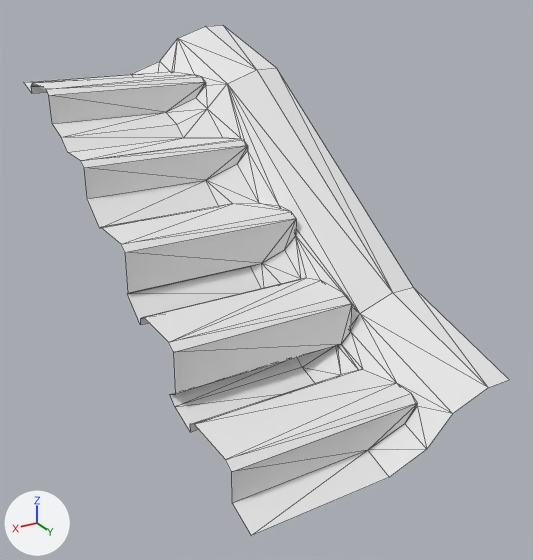
The OBJ model Assets/MapEditor/modular_terrain_collection/Hilly_Terrain_Path_Hill_Sharp_Steps_Side.obj as it was, and as the next commit left it.
The view is the same before and after, from a camera (50 mm lens) standing at (1.31, 1.92, 1.49) and looking at (-0.06, -0.34, 0.35). The lights are fixed; the arrows at lower left show +X, +Y and +Z. Mesh edges are drawn as thin lines. Where no turn or scale is listed for an object, it has been applied to the vertices.
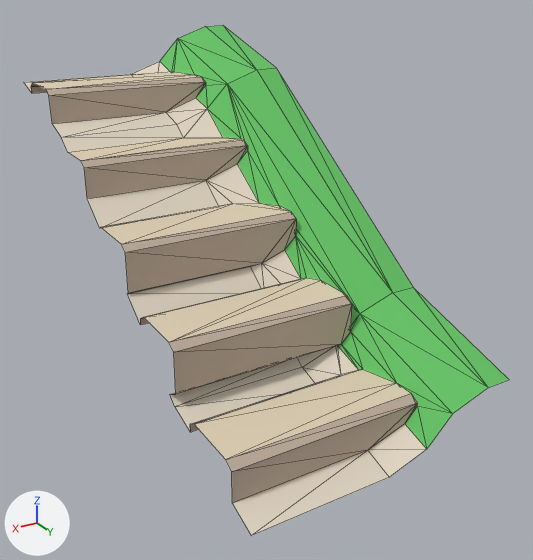
Where the change shows, as pixel boxes [x1, y1, x2, y2] in the pictures (533 x 560 px):
'object1', recoloured: [24, 25, 509, 536] in both

What the commit changed:
Material 'Dirt' (mat_dirt) changes colour from white #e7e7e7 to light grey #e3d8c5; in linear values from (0.8, 0.8, 0.8) to (0.769, 0.686, 0.561).
Material 'Wood_Dark' (mat_wood_dark) changes colour from white #e7e7e7 to beige #bfad9c; in linear values from (0.8, 0.8, 0.8) to (0.518, 0.42, 0.333).
Material 'Wood_Light' (mat_wood_light) changes colour from white #e7e7e7 to beige #dfd0b5; in linear values from (0.8, 0.8, 0.8) to (0.737, 0.631, 0.463).
Material 'Grass' (mat_grass) changes colour from white #e7e7e7 to green #66c366; in linear values from (0.8, 0.8, 0.8) to (0.133, 0.545, 0.133).
